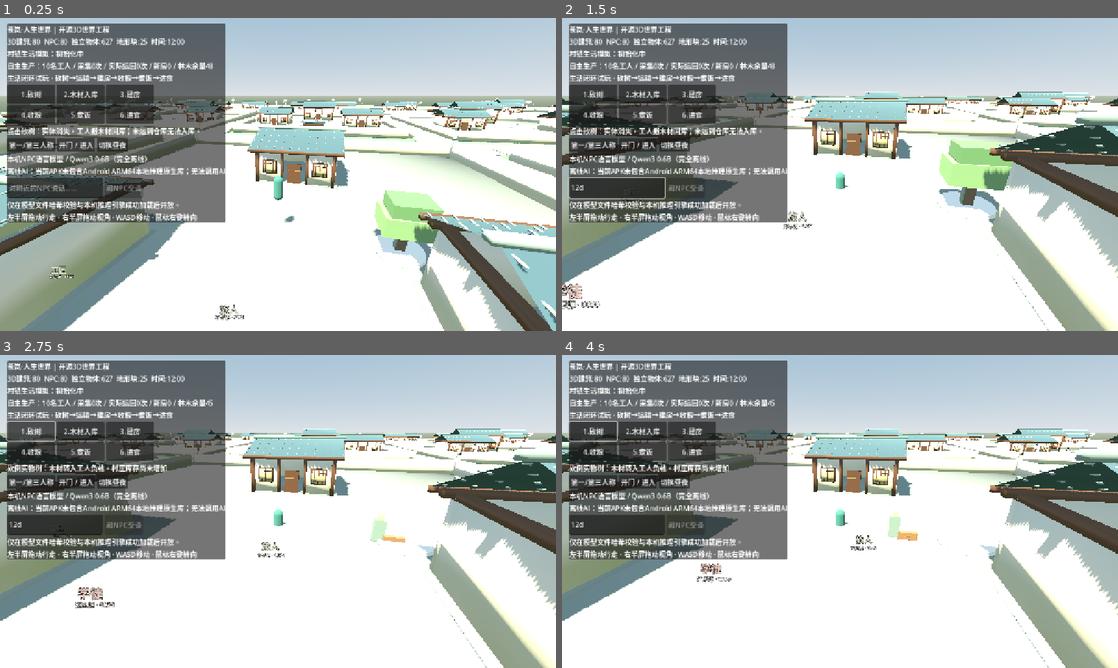
Above: before the commit, frames 1-4 (two rows, left to right).
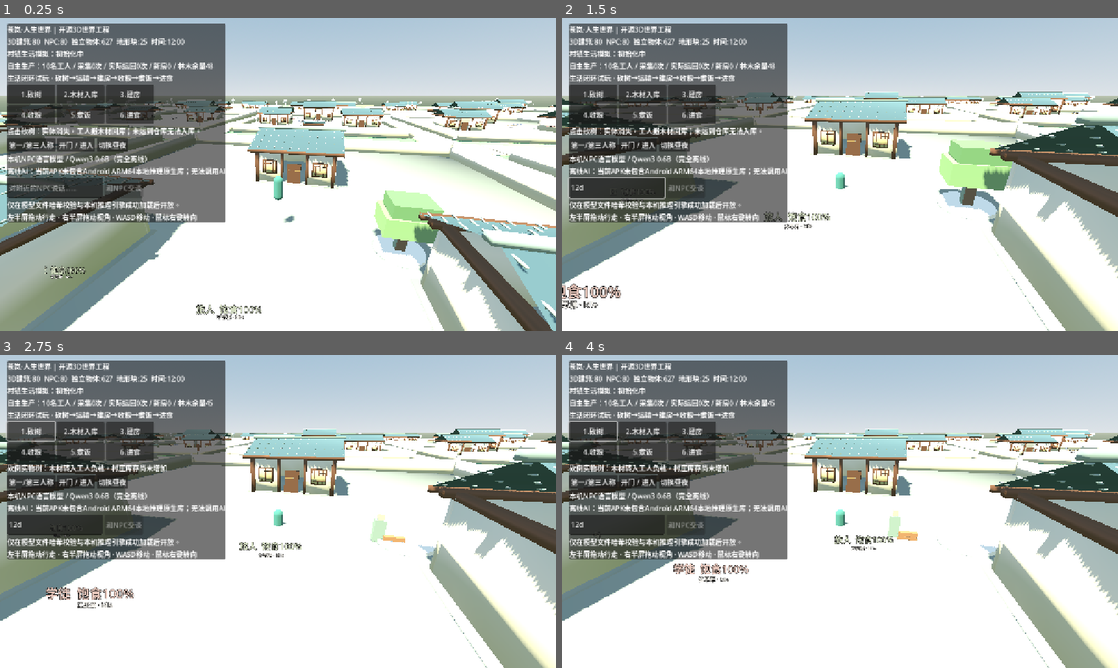
Above: after the commit, the same moments.

Repository: 160701541-cell/xinyanshuo
Game: Godot game, scene res://scenes/main.tscn
The game is run twice, just before and just after one commit, with the same random seed, the same clock (stepped at 60 frames per second) and the same inputs.
Inputs (mouse positions are in pixels of both pictures, inside the frame that each line leads up to):
- Up to frame 1 (0.25 s): no input
- Up to frame 2 (1.5 s): click (617, 187) at 0.52 s; type "12" at 0.6 s; move the mouse to (962, 158) at 1.27 s; hold D from 1.28 s (still down); hold Shift from 1.28 s (still down); click (962, 158) at 1.42 s
- Up to frame 3 (2.75 s): release D at 2 s; release Shift at 2 s; click "1.砍树" at 2 s
- Up to frame 4 (4 s): drag from (728, 527) to (812, 574) at 2.77 s; move the mouse to (895, 442) at 3.52 s; hold D from 3.53 s (still down); hold Shift from 3.53 s (still down)

The runs differ from the first frame. In frame 1, 0.4% of the frame differs, in the area x 8-100%, y 30-97%; in frame 2, 0.7%; in frame 3, 0.8%, in the area x 8-93%, y 28-81%; in frame 4, 0.6%.

Commit message:
feat(NPC): bind each world-space text citizen to its own authoritative economy profile

Diff:
--- a/game-source/godot3d/scripts/world_main.gd
+++ b/game-source/godot3d/scripts/world_main.gd
@@ -107,6 +107,9 @@
 		life_sim.call("add_citizen",
 			String(citizen_nodes[n].get_meta("entity_id","")),
 			"CL-HX-VILLAGE-0001",work_roles[n%work_roles.size()],20+n%42)
+		var person_id: String = String(citizen_nodes[n].get_meta("entity_id",""))
+		var profile: Dictionary = life_sim.get("citizens")[person_id]
+		citizen_nodes[n].call("refresh_text_status",profile)
 	prop_root.call("build",rules,seed)
 	# One tangible gameplay loop: chop physical tree -> carrier walks to depot
 	# -> materials delivered -> paid house -> crops -> food -> eating.
